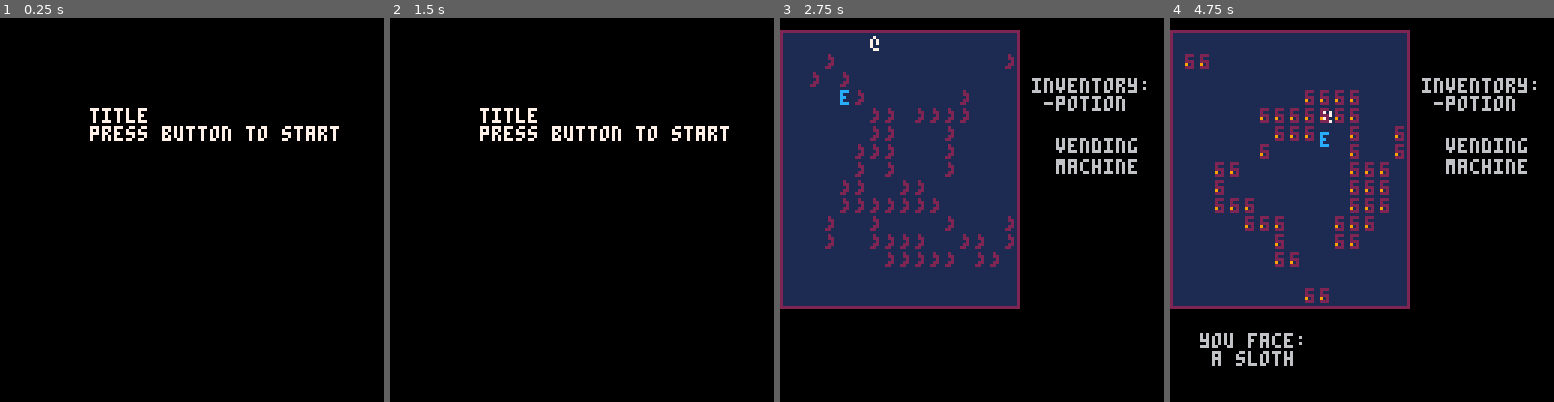
Above: before the commit, frames 1-4 (left to right).
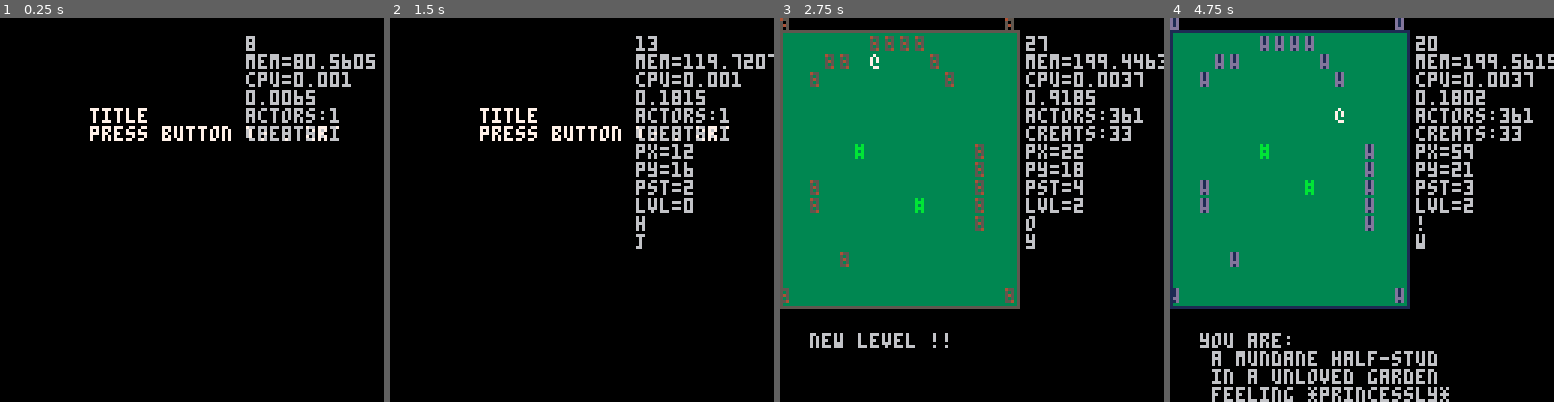
Above: after the commit, the same moments.

Repository: arnodick/castle
Game: PICO-8 cartridge castle.p8
Two runs of this game, one before a commit and one after it. Both use one fixed random seed, a clock stepped at 60 frames per second and the inputs below.
Inputs:
- Up to frame 1 (0.25 s): no input
- Up to frame 2 (1.5 s): tap X (X key) at 0.33, 1.07 s; tap O (Z key) at 0.7 s
- Up to frame 3 (2.75 s): hold Right 1.6-2.1 s; tap O (Z key) at 1.7, 2.1, 2.5 s; tap X (X key) at 1.85 s; hold Up 2.15-2.42 s; hold Right from 2.47 s (still down)
- Up to frame 4 (4.75 s): tap O (Z key) every 0.4 s from 2.9 to 4.5 s; tap X (X key) at 2.97, 4.08 s; release Right at 3.03 s; hold Left 3.08-3.58 s; hold Down 3.63-3.97 s; hold Right 4.02-4.68 s; hold Up from 4.73 s (still down)

The runs differ from the first frame. In frame 1, 2.4% of the frame differs, in the area x 64-98%, y 4-33%; in frame 2, 3.5%; in frame 3, 51%; in frame 4, 53%, in the area x 0-100%, y 0-100%.

Commit message:
trying to fix map stuff

Diff:
--- a/castle.p8
+++ b/castle.p8
@@ -4,7 +4,7 @@
 --cash castle
 --by ashley pringle
 
-debug=false
+debug=true
 debug_l={}
 debug_l[4]=0
 
@@ -116,7 +116,14 @@
  species[20]="gull"
 	species[21]="manticore"
 	species[22]="bro"
-	species[22]="zorse"
+	species[23]="zorse"
+
+	objects={}
+	objects[1]="pillar"
+	objects[2]="mass of vines"
+	objects[3]="obelisk"
+	objects[4]="pile of tires"
+	objects[5]="strange machine"
 
 	places={}
 	places[1]="marsh"
@@ -139,11 +146,11 @@
 
 function actortypes_i(l)
 	chars="@abcdefghijklmnopqrstuvwxyz0123456789!#%^*():;,.{}"
-	local as={}
-
+
+	actortypes={}
 	for a=1,3 do
-		as[a]={}
-		for b=1,4 do as[a][b]={} end
+		actortypes[a]={}
+		for b=1,4 do actortypes[a][b]={} end
 	end
 
 	--player attributes
@@ -152,55 +159,41 @@
 	local sp=flr(rnd(#species))+1
 	local fe=flr(rnd(#feelings))+1
 	for a=1,4 do
-		as[1][a].ch=1 as[1][a].c=7 as[1][a].m=1
-		as[1][a].ad=ad
-		as[1][a].pn=pn
-		as[1][a].sp=sp
-		as[1][a].fe=fe
+		actortypes[1][a].ch=sub(chars,1,1)
+		actortypes[1][a].c=7
+		actortypes[1][a].m=1
+		actortypes[1][a].ad=ad
+		actortypes[1][a].pn=pn
+		actortypes[1][a].sp=sp
+		actortypes[1][a].fe=fe
 	end
 	--terrain attributes
 	for a=1,4 do
-		as[2][a].ch=flr(rnd(#chars)+1)  as[2][a].c=flr(rnd(14))+1 as[2][a].m=0
-		as[2][a].ch2=flr(rnd(#chars)+1) as[2][a].c2=flr(rnd(14))+1
-		as[2][a].ad=flr(rnd(#adjective))+1
-		as[2][a].pn=#pronouns if rnd(1)<=0.5 then as[2][a].pn=flr(rnd(#pronouns))+1 end
-		as[2][a].sp=flr(rnd(#species))+1
-		as[2][a].fe=flr(rnd(#feelings))+1
+		local ch=flr(rnd(#chars)+1)
+		local ch2=flr(rnd(#chars)+1)
+		actortypes[2][a].ch=sub(chars,ch,ch)
+		actortypes[2][a].c=flr(rnd(14))+1
+		actortypes[2][a].m=0
+		actortypes[2][a].ch2=sub(chars,ch2,ch2)
+		actortypes[2][a].c2=flr(rnd(14))+1
+		actortypes[2][a].ad=flr(rnd(#adjective))+1
+		actortypes[2][a].pn=#pronouns if rnd(1)<=0.5 then actortypes[2][a].pn=flr(rnd(#pronouns))+1 end
+		actortypes[2][a].sp=flr(rnd(#objects))+1
+		actortypes[2][a].fe=flr(rnd(#feelings))+1
 	end
 	--enemy attributes
 	for a=1,4 do
-		as[3][a].ch=6  as[3][a].c=12 as[3][a].m=2
-		as[3][a].ad=flr(rnd(#adjective))+1
-		as[3][a].pn=#pronouns if rnd(1)<=0.5 then as[2][a].pn=flr(rnd(#pronouns))+1 end
-		as[3][a].sp=flr(rnd(#species))+1
-		as[3][a].fe=flr(rnd(#feelings))+1
+		ch=flr(rnd(#chars)+1)
+		actortypes[3][a].ch=sub(chars,ch,ch)
+		actortypes[3][a].c=flr(rnd(14))+1
+		actortypes[3][a].m=2
+		actortypes[3][a].ad=flr(rnd(#adjective))+1
+		actortypes[3][a].pn=#pronouns if rnd(1)<=0.5 then actortypes[2][a].pn=flr(rnd(#pronouns))+1 end
+		actortypes[3][a].sp=flr(rnd(#species))+1
+		actortypes[3][a].fe=flr(rnd(#feelings))+1
 	end
 
 	levelc=flr(rnd(3))
-
-	local at={}
-	local style={}
-
-	--even need this? just set actortypes instead of as[][] above
-	for a=1,3 do
-		at={}
-		for b=1,4 do
-			style={}
-			style.ch=sub(chars,as[a][b].ch,as[a][b].ch)
-			style.c=as[a][b].c
-			style.m=as[a][b].m
-			style.ad=as[a][b].ad
-			style.pn=as[a][b].pn
-			style.sp=as[a][b].sp
-			style.fe=as[a][b].fe
-			if a==2 then
-				style.ch2=sub(chars,as[a][b].ch2,as[a][b].ch2)
-				style.c2=as[a][b].c2
-			end
-			add(at,style)
-		end
-		add(actortypes,at)
-	end
 end
 
 function rooms_i(sa)
@@ -214,21 +207,29 @@
 end
 
 function reset()
+	level=0
 	actortypes={}
 	actors={}
 	actors.creatures={}
 	menus={}
 end
 
-function loadsector(rx,ry,mx,my)
-	for b=1,sector_s do
+function loadsector(sx,sy,mx,my)
+	--sx sy=sector of room[] to be set
+	--mx my=sector from map to load into room[]
+	--sx=0-3 sy=0-3
+	--mx=0-7 my=0-3
+	for b=0,sector_s-1 do
 		for a=1,sector_s do
-			room[a+rx*sector_s][b+ry*sector_s]=mget(a-1+mx*sector_s,b-1+my*sector_s)
+			--room[a+sx*sector_s][b+sy*sector_s]=mget(a+mx*sector_s,b+my*sector_s)
+			room[a+sx*sector_s][b+sy*sector_s]=mget(a,b)
 		end
 	end
 end
 
 function loadmap(rw,s)
+	--rw=# of cells in room
+	--s =# of sectors in room
 	room={}
 	for a=1,rw do
 		room[a]={}
@@ -292,7 +293,8 @@
 function drawactor(a)
 	if a.secx==cam[1] then
 		if	a.secy==cam[2] then
-			if a.t==2 then
+			--if a.t==2 then
+			if actortypes[a.t][level+1].ch2!=nil then
 				print(actortypes[a.t][level+1].ch2,a.x*cellw+a.shakex,a.y*cellh+a.shakey,actortypes[2][level+1].c2)
 			end
 			print(actortypes[a.t][level+1].ch,a.x*cellw+a.shakex,a.y*cellh+a.shakey,actortypes[a.t][level+1].c)
@@ -425,7 +427,11 @@
 	elseif btn() then
 		if p.target!=nil then
 			m.me[1]="you face:"
-			m.me[2]=" a "..species[actortypes[p.target][level+1].sp]
+			if p.target!=2 then
+				m.me[2]=" a "..species[actortypes[p.target][level+1].sp]
+			else
+				m.me[2]=" a "..objects[actortypes[p.target][level+1].sp]
+			end
 		else
 			local n=flr(rnd(#adjective))+1
 			local ty=actortypes[p.t][level+1]
@@ -548,9 +553,11 @@
 		rectfill(cam[1],-2+cellh+cam[2],16*cellw-1+cam[1],16*cellh+cam[2],level+levelc)
 		foreach(actors,drawactor)
 		rect(cam[1],-2+cellh+cam[2],16*cellw-1+cam[1],16*cellh+cam[2])
+		if not debug then
 		print("inventory:\n -potion",cam[1]+84,cam[2]+20,6)
 		print("  vending",cam[1]+84,cam[2]+40,6)
 		print("  machine",cam[1]+84,cam[2]+47,6)
+		end
 		foreach(menus,drawmenu)
 	end
 --		if debug then print(xs,16*cellw+cellw,16*cellh+cellh) end
@@ -716,8 +723,8 @@
 0000000000000000000000000000000000000000000000000000000000000000000000000000000000000000000000000000000000000000000000000000000000000000000000000000000000000000000000000000000000000000000000000000000000000000000000000000000000000000000000000000000000000000
 0000000000000000000000000000000000000000000000000000000000000000000000000000000000000000000000000000000000000000000000000000000000000000000000000000000000000000000000000000000000000000000000000000000000000000000000000000000000000000000000000000000000000000
 __map__
-0000000000000000000000000000000000000000000000000000000000000000000000000000000000000000000000000000000000000000000000000000000000000000000000000000000000000000000000000000000000000000000000000000000000000000000000000000000000000000000000000000000000000000
-0000000000000202020200000000000000000200000200000000000000000000000000000000000000000000000000000000000000000000000000000000000000000000000002000000000000000000000000000202000000020000000000000000020000000000000000000000020202020000000000000000000000000000
+0200000000000000000000000000000202000000000000000000000000000002020000000000000000000000000000020200000000000000000000000000000202000000000000000000000000000002020000000000000000000000000000020200000000000000000000000000000202000000000000000000000000000002
+0000000000000202020200000000000000000000000000000000000000000000000000000000000000000000000000000000000000000000000000000000000000000000000002000000000000000000000000000202000000020000000000000000020000000000000000000000020202020000000000000000000000000000
 0000000202000000000002000000000000000000000000000000000000000000000000000000020000000000000000000000000000000000000000000000000000000000000002000000000000000000000002020000000000020000000000000002000200000000000000000000000000000000000000000000000000000000
 0000020000000000000000020000000000020200000000030000000000000000000000000000020202020202000000000000000002020202020202000000000000000000000000020000000000000000000200000000000000000000000000000000000002000000000000020000000000000000000000000202020200000000
 0000000000000000000000000000000000000200000000000000000000000000000000000000020000000002000000000000000000000000020202020000000000000000020000020202020000000000000000000202020202020200000200000000000300020200020202020000000000000000000202020202020200000000
@@ -731,7 +738,7 @@
 0000000000000000000000000000000000000000000200020002000000000000000000000002000000000200000000000000000000000000000000000000020200000000000000020000000000000000000002000202000200000000000000000000000000000202020202000202000000000000000002020000000000000000
 0000000002000000000000000000000000000000000200000002000000000000000000000200000000000200000000000000000000000000000000000000000000000000000000020202000000000000000000000200020200000000000000000000000000000000000000000000000000000000000000000000000000000000
 0000000000000000000000000000000000000002020202020200000000000000000000000000000000000200000000000000000000000000000000000000000000000000000000000000000000000000000000020002020200000000000000000000000000000000000000000000000000000000000000000202000000000000
-0000000000000000000000000000000000000000000000000000000000000000000000000000000000000000000000000000000000000000000000000000000000000000000000000000000000000000000000000000000000000000000000000000000000000000000000000000000000000000000000000000000000000000
+0200000000000000000000000000000202000000000000000000000000000002020000000000000000000000000000020200000000000000000000000000000202000000000000000000000000000002020000000000000000000000000000020200000000000000000000000000000202000000000000000000000000000002
 0000000000000000000000000000000000000000000000000000000000000000000000000000000000000000000000000000000000000000000000000000000000000000000000000000000000000000000000000000000000000000000000000000000000000000000000000000000000000000000000000000000000000000
 0000000000000000000000000000000000000000000000000000000000000000000000000000000000000000000000000000000000000000000000000000000000000000000000000000000000000000000000000000000000000000000000000000000000000000000000000000000000000000000000000000000000000000
 0000000000000000000000000000000000000000000000000000000000000000000000000000000000000000000000000000000000000000000000000000000000000000000000000000000000000000000000000000000202020200000000000000000000000000000000000000000000000000000002020202000000000000
